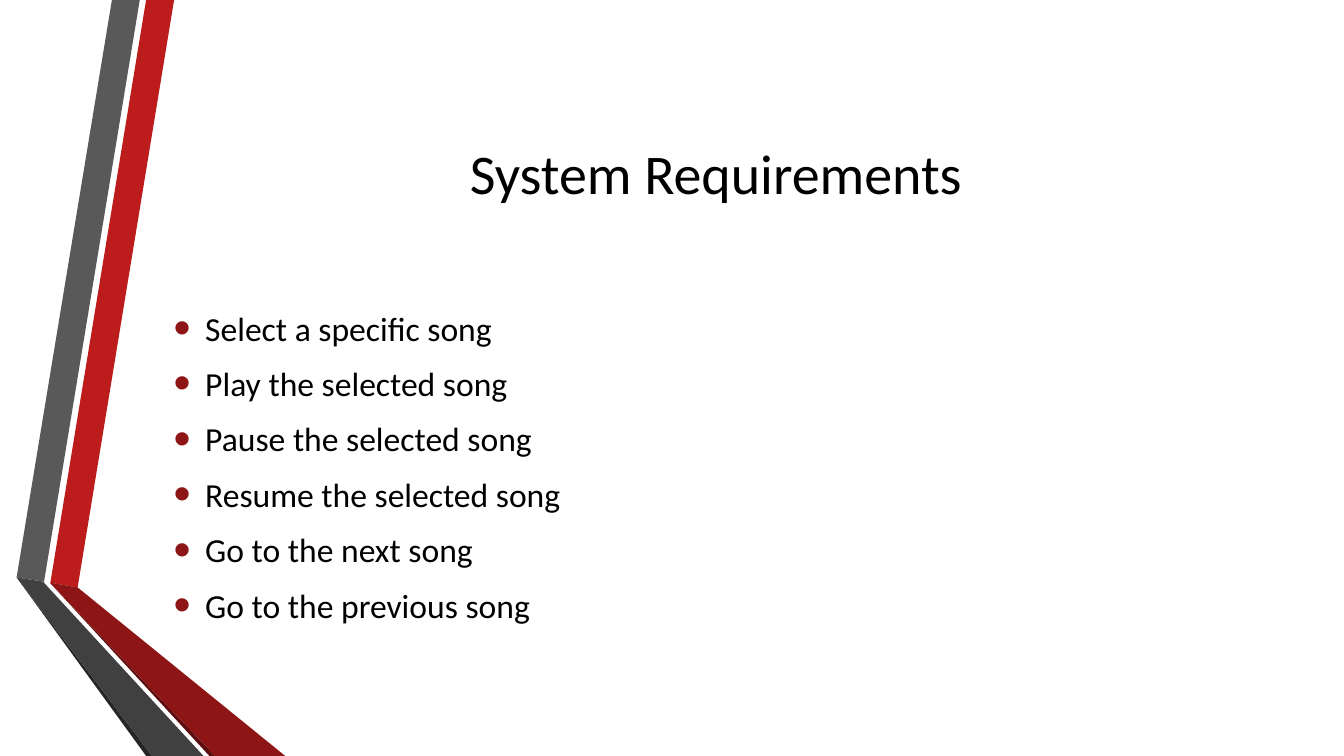
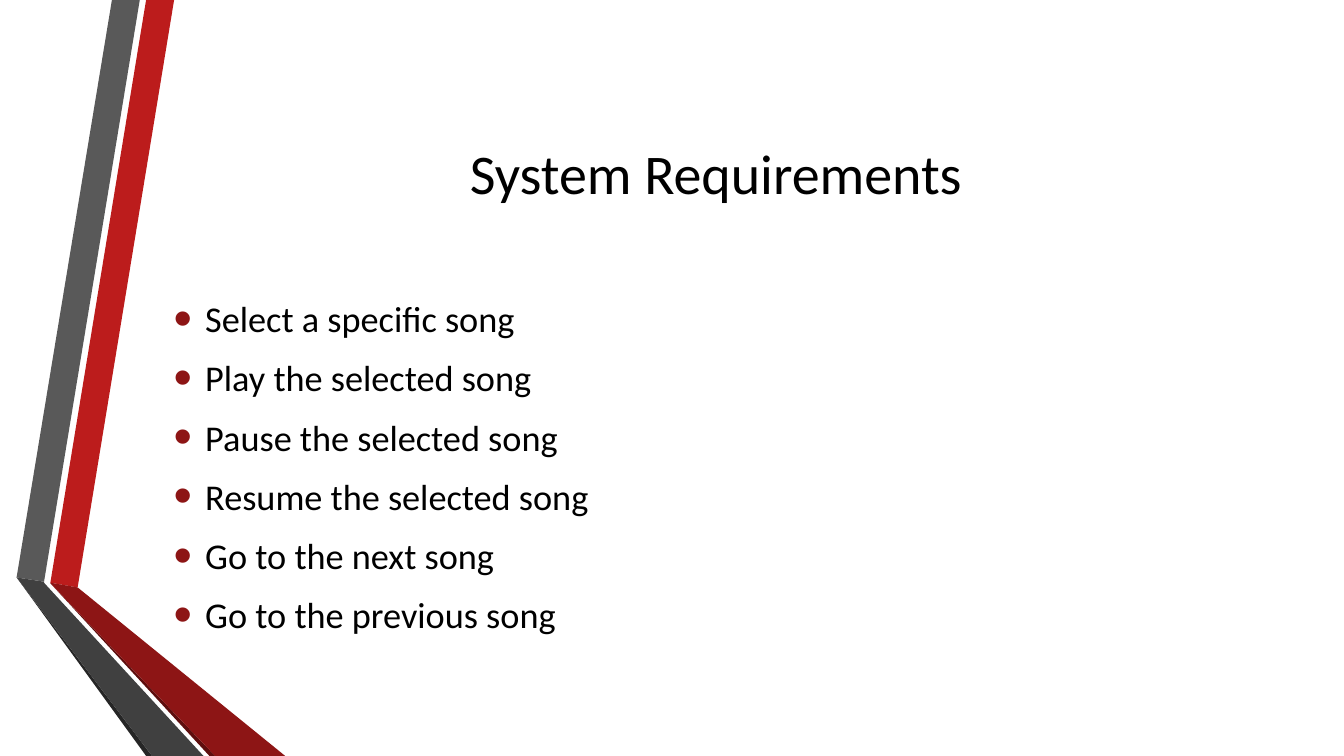
Before and after one commit to BobbyEdwards/SERTS_AudioPlayerProject, a slide deck: slide 2 of SERTS AFP Final Presentation.pptx. Drawn at 1344x756 pixels with LibreOffice and Linux fonts; fonts in the diff are those of the drawing; background and template pictures are left out. Boxes give left, top, right and bottom in pixels: in the first picture for what was removed or moved away, otherwise in the second. Text is boxed around its words. In the diff, an @@ line names an element or a change of style, - is before the commit and + after.

```diff
--- a/SERTS AFP Final Presentation.pptx
+++ b/SERTS AFP Final Presentation.pptx
@@ text "Select a specific song" at bbox=[205, 306, 588, 635]: size 24 to 25.9 pt @@
```
Also in this commit, not shown: 3 other slides changed, 1 slide added, 6 other files.
